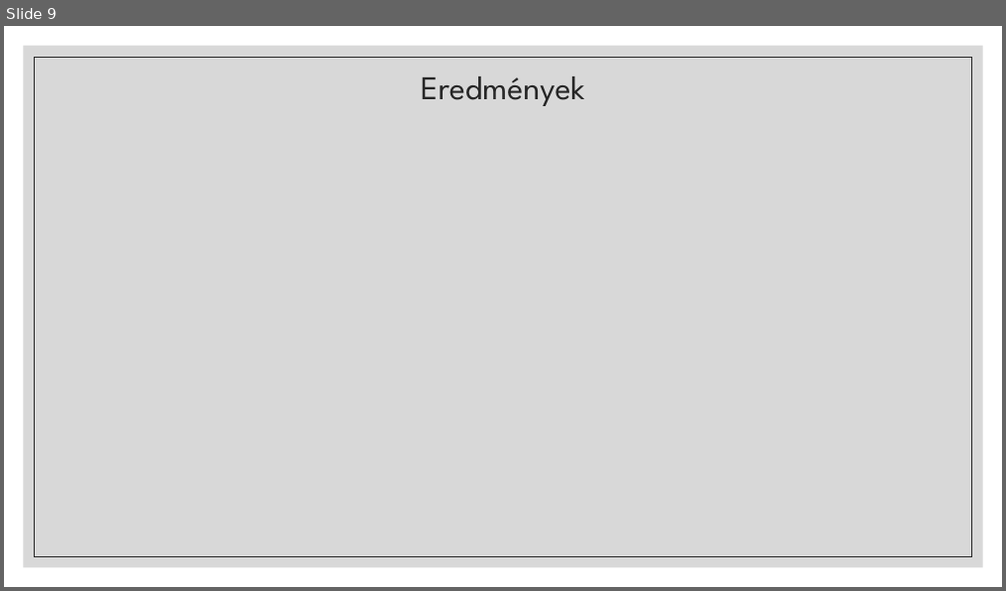
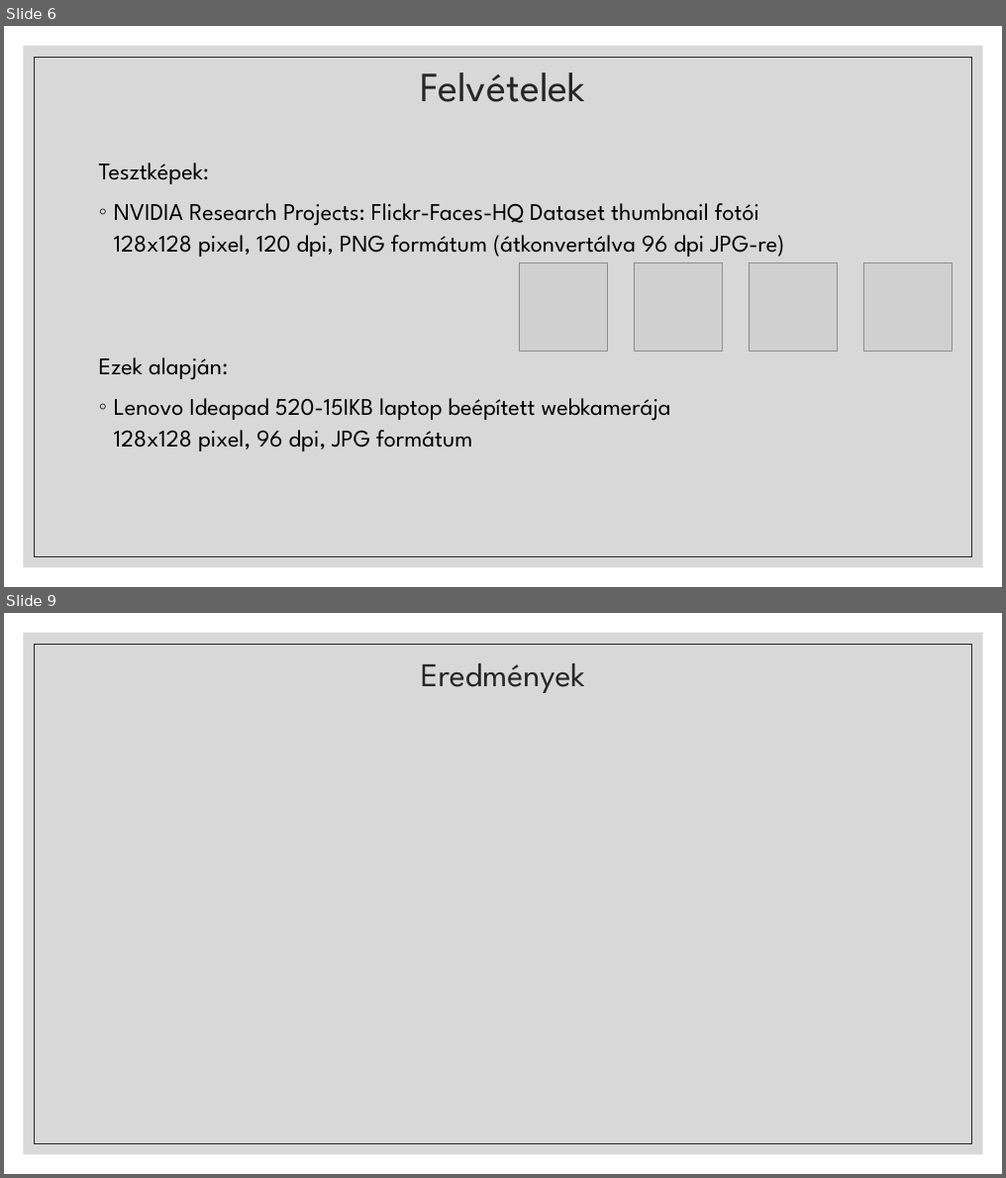
Before and after one commit to whoisZORZ/FaceDetectionAndRecognition, a slide deck: presentation_HU/FaceDetectionAndRecognition_HU.pptx. Shown one above the other, each under a label of ours: slide 9 before the commit, slides 6 and 9 after it; the slides between them are not shown. The pictures are 1006x591 and 1006x1178 pixels, drawn with LibreOffice and Linux fonts; fonts in the diff are those of the drawing; grey boxes stand for pictures. Boxes give left, top, right and bottom in pixels: in the first picture for what was removed or moved away, otherwise in the second. Text is boxed around its words. In the diff, an @@ line names an element or a change of style, - is before the commit and + after.

```diff
--- a/presentation_HU/FaceDetectionAndRecognition_HU.pptx
+++ b/presentation_HU/FaceDetectionAndRecognition_HU.pptx
@@ slide 6 added at <box>4,26,1002,587</box>, background #FFFFFF; not listed: 2 template elements that a slide beside it also shows @@
@@ title added at <box>420,73,585,102</box>, 40 pt, text #262626 @@
+Felvételek
@@ text added at <box>99,163,784,452</box>, 23 pt, text #000000 @@
+Tesztképek:
+◦ NVIDIA Research Projects: Flickr-Faces-HQ Dataset thumbnail fotói
+  128x128 pixel, 120 dpi, PNG formátum (átkonvertálva 96 dpi JPG-re)
+Ezek alapján:
+◦ Lenovo Ideapad 520-15IKB laptop beépített webkamerája
+  128x128 pixel, 96 dpi, JPG formátum
@@ picture added at <box>519,264,607,352</box> @@
@@ picture added at <box>634,264,722,352</box> @@
@@ picture added at <box>748,264,838,352</box> @@
@@ picture added at <box>863,264,951,352</box> @@
```
Also in this commit, not shown: 4 slides changed, 3 other slides added, 4 slides removed.
